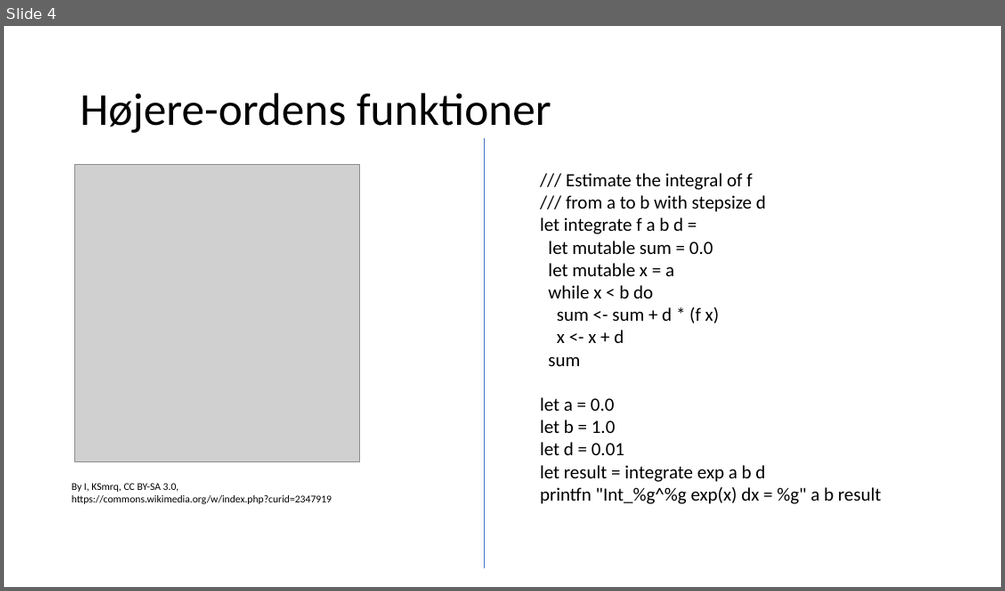
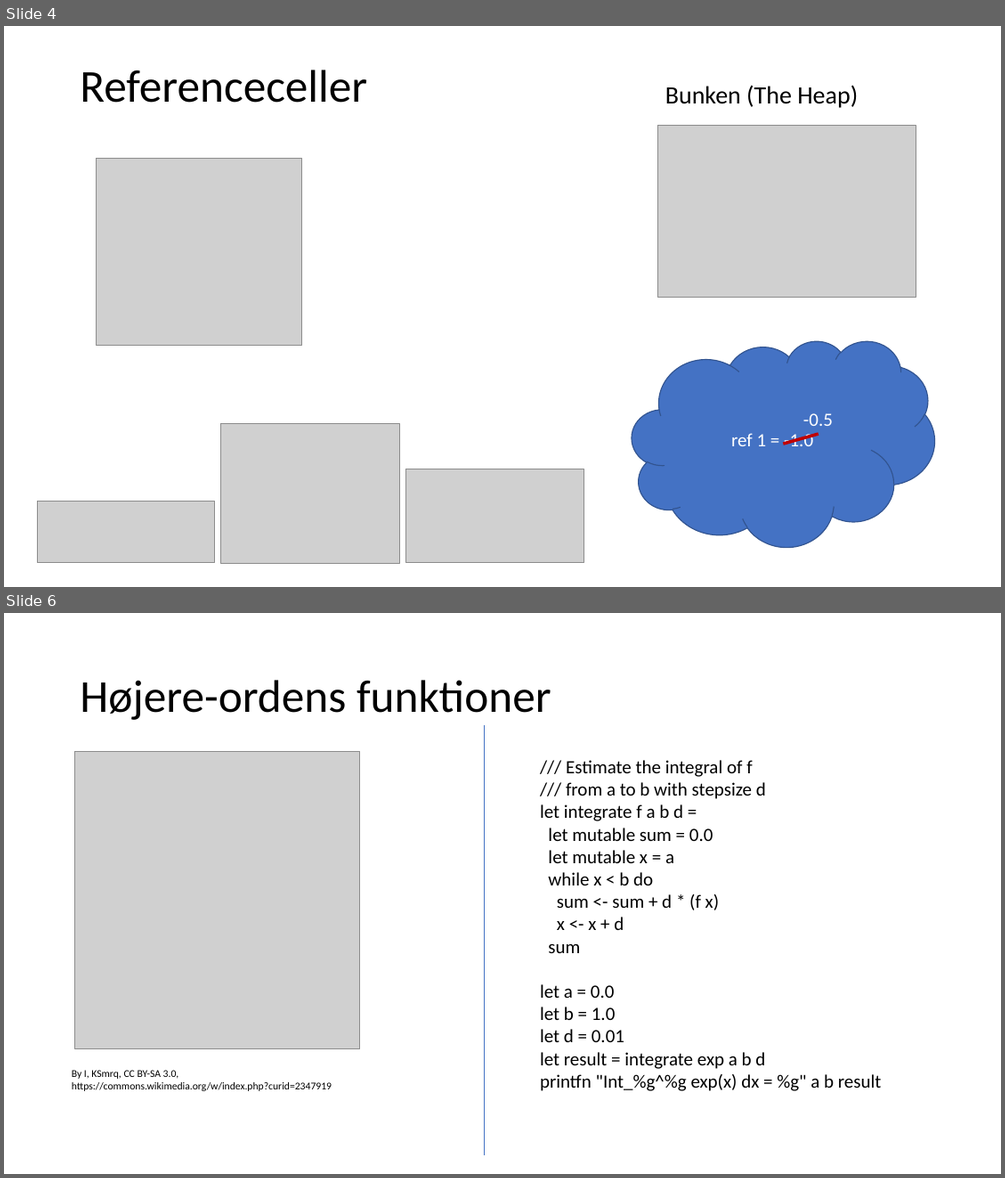
Before and after one commit to fisterloegsovs/pop22, a slide deck: lectures/4.1StackHeapRefsHigherOrderFcts/lecture.pptx. Shown one above the other, each under a label of ours: slide 4 before the commit, slides 4 and 6 after it; the slides between them are not shown. The pictures are 1005x591 and 1005x1178 pixels, drawn with LibreOffice and Linux fonts; fonts in the diff are those of the drawing; grey boxes stand for pictures. Boxes give left, top, right and bottom in pixels: in the first picture for what was removed or moved away, otherwise in the second. Text is boxed around its words. In the diff, an @@ line names an element or a change of style, - is before the commit and + after.

```diff
--- a/lectures/4.1StackHeapRefsHigherOrderFcts/lecture.pptx
+++ b/lectures/4.1StackHeapRefsHigherOrderFcts/lecture.pptx
@@ slide 4 added at box(4, 26, 1001, 587), background #FFFFFF @@
@@ title added at box(80, 70, 367, 103), 44 pt, text #000000 @@
+Referenceceller
@@ text added at box(665, 85, 858, 108), 24 pt, text #000000 @@
+Bunken (The Heap)
@@ picture added at box(658, 125, 916, 297) @@
@@ picture added at box(96, 158, 301, 345) @@
@@ cloud added at box(632, 341, 935, 547), fill #4472C4, outline #325491 1 pt, 18 pt, text #FFFFFF @@
+ref 1 = -1.0
@@ picture added at box(221, 424, 399, 563) @@
@@ text added at box(803, 413, 833, 426), 18 pt, text #FFFFFF @@
+-0.5
@@ line added from (783, 443) to (818, 434), #C00000 3 pt @@
@@ picture added at box(406, 468, 584, 562) @@
@@ picture added at box(37, 501, 215, 562) @@
@@ what was slide 4 is now slide 6 @@
```
Also in this commit, not shown: 3 slides changed, 2 other slides added, 1 slide removed, 1 other file.
